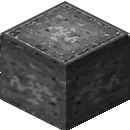
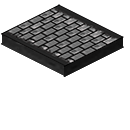
Layers edited between the first and the second 130×130 image:
added layer "图层 25" above "图层 13" over [0, 4, 124, 77]
hid "图层 13" over [0, 1, 130, 66]
hid "图层 15" over [1, 36, 66, 130]
hid "图层 17" over [66, 35, 130, 130]
hid "图层 16" over [0, 28, 130, 130]
